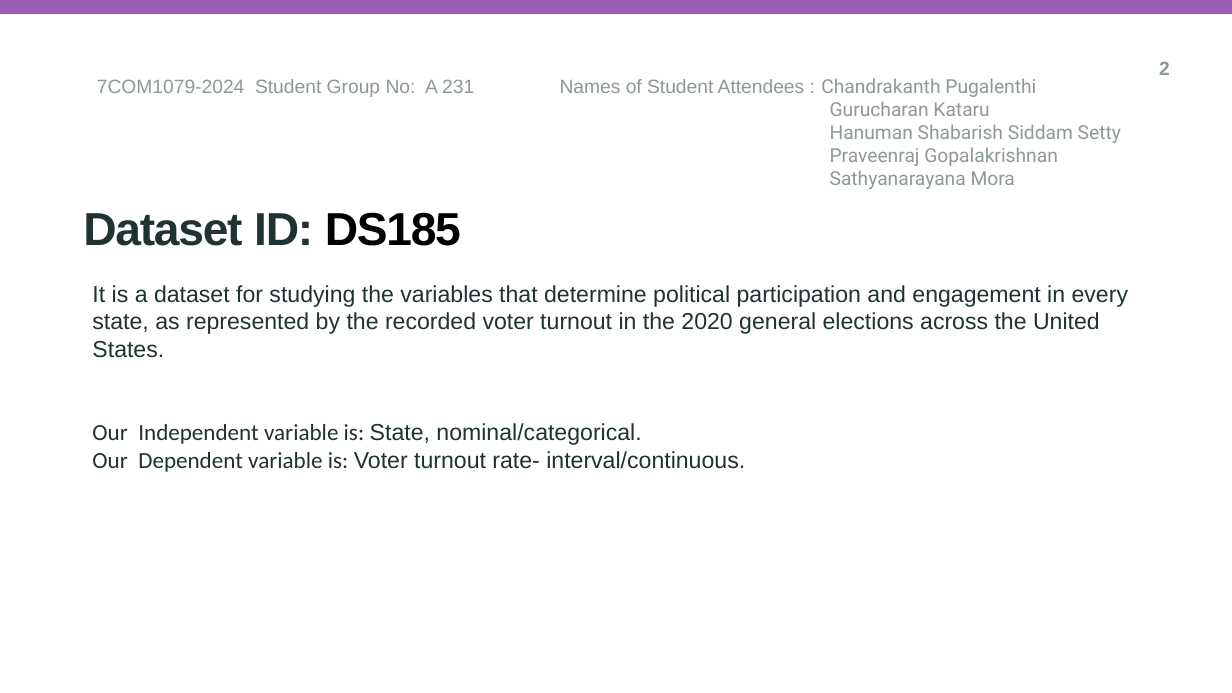
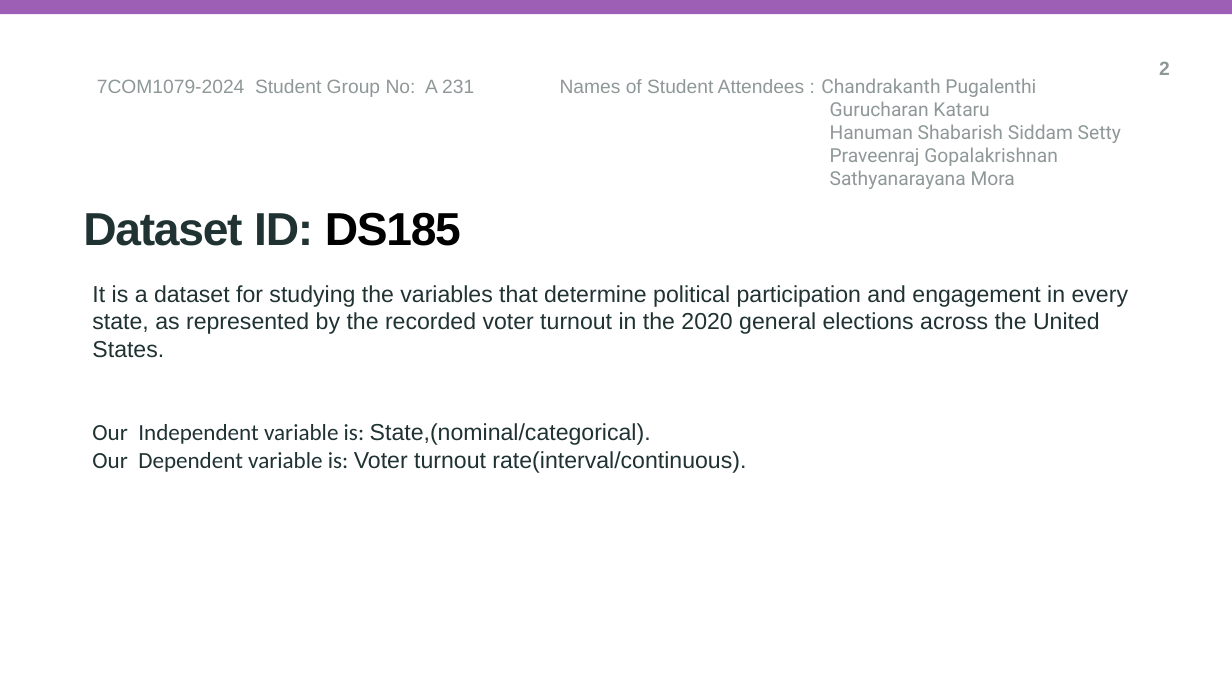
Before and after one commit to ChandrakanthPugalenthi/A-231, a slide deck: slide 2 of Research question/reseach_question_presentation.pptx. Drawn at 1232x693 pixels with LibreOffice and Linux fonts; fonts in the diff are those of the drawing; background and template pictures are left out. Boxes give left, top, right and bottom in pixels: in the first picture for what was removed or moved away, otherwise in the second. Text is boxed around its words. In the diff, an @@ line names an element or a change of style, - is before the commit and + after.

```diff
--- a/Research question/reseach_question_presentation.pptx
+++ b/Research question/reseach_question_presentation.pptx
@@ text at (92, 423, 746, 473): text changed @@
-Our Independent variable is: State, nominal/categorical.
-Our Dependent variable is: Voter turnout rate- interval/continuous.
+Our Independent variable is: State,(nominal/categorical).
+Our Dependent variable is: Voter turnout rate(interval/continuous).
```
Also in this commit, not shown: 2 other slides changed, 2 slides added.
